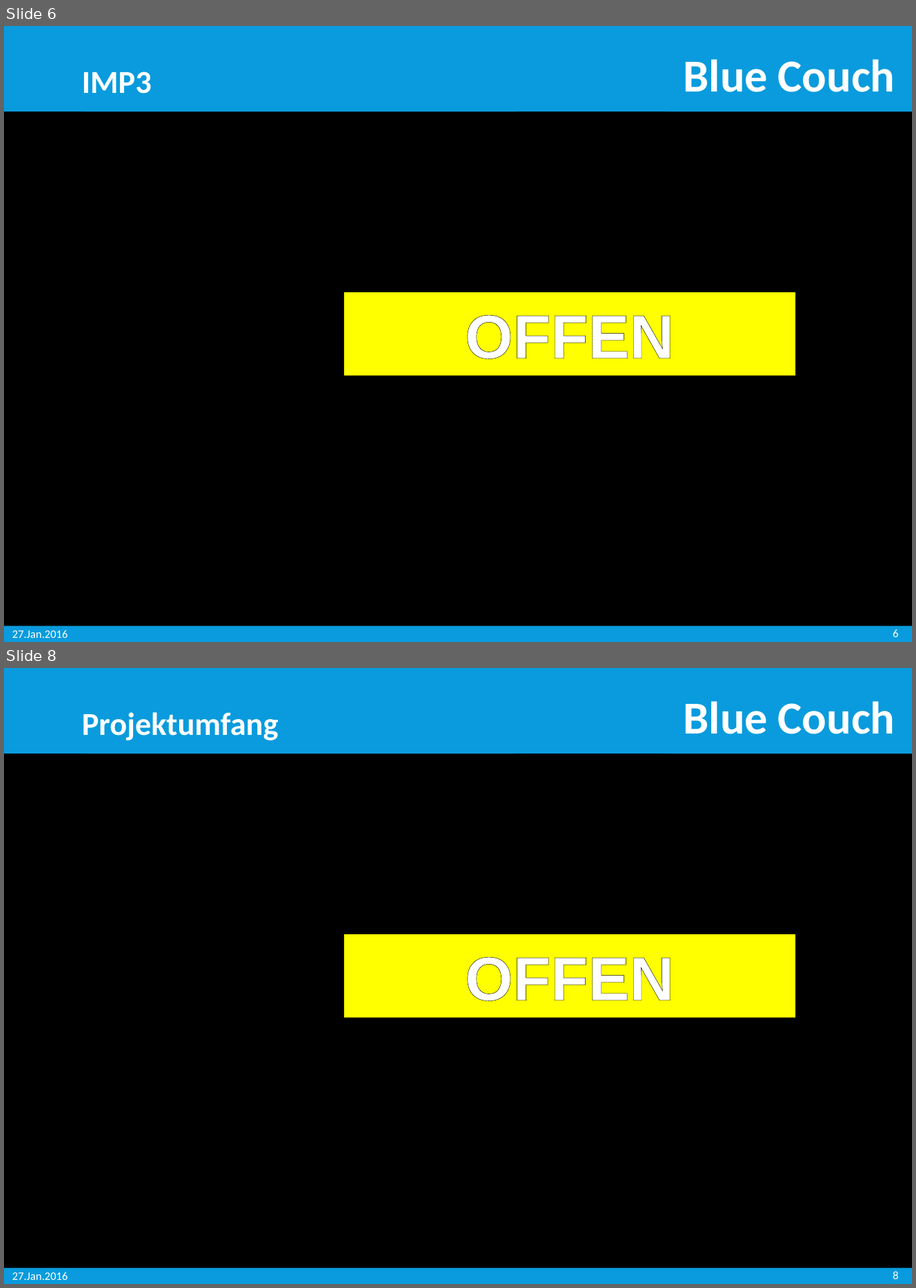
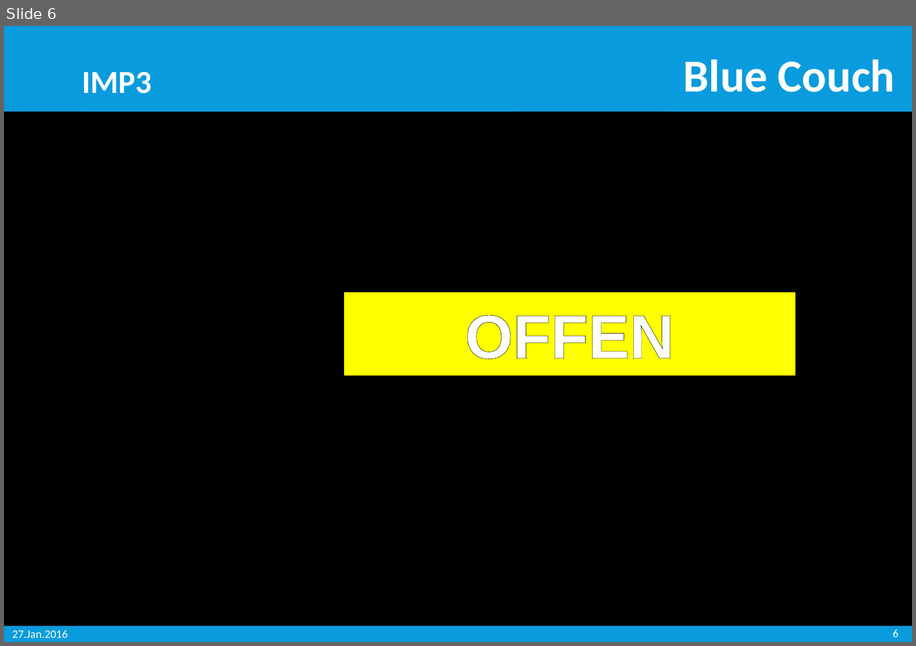
Before and after one commit to Misurecp94/SWE_SocialNetwork, a slide deck: 1_Präsentationen/SWE_BlueCouch_Endpräsentation.pptx. Shown one above the other, each under a label of ours: slides 6 and 8 before the commit, slide 6 after it; the slides between them are not shown. The pictures are 916x1288 and 916x646 pixels, drawn with LibreOffice and Linux fonts; fonts in the diff are those of the drawing; background and template pictures are left out. Boxes give left, top, right and bottom in pixels: in the first picture for what was removed or moved away, otherwise in the second. Text is boxed around its words. In the diff, an @@ line names an element or a change of style, - is before the commit and + after.

```diff
--- a/1_Präsentationen/SWE_BlueCouch_Endpräsentation.pptx
+++ b/1_Präsentationen/SWE_BlueCouch_Endpräsentation.pptx
@@ slide 8 removed at [4,668,912,1284], background picture (left out); not listed: 5 template elements that a slide beside it also shows @@
@@ rectangle removed at [81,691,517,754] @@
-Projektumfang
@@ rectangle removed at [344,935,796,1019] @@
-OFFEN
@@ page number removed at [893,1271,898,1279] @@
-8
```
Also in this commit, not shown: 1 slide changed, 3 slides added, 1 other slide removed, 1 other file.
